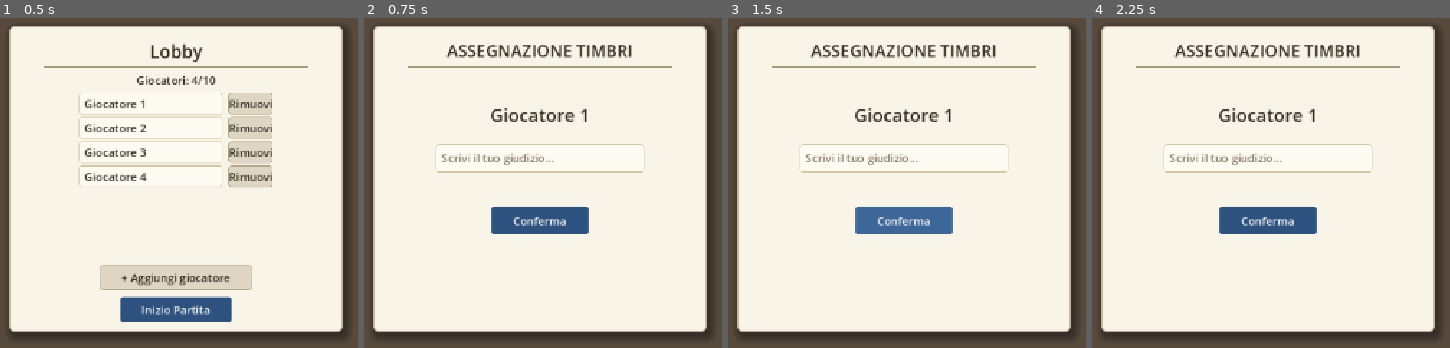
Above: before the commit, frames 1-4 (left to right).
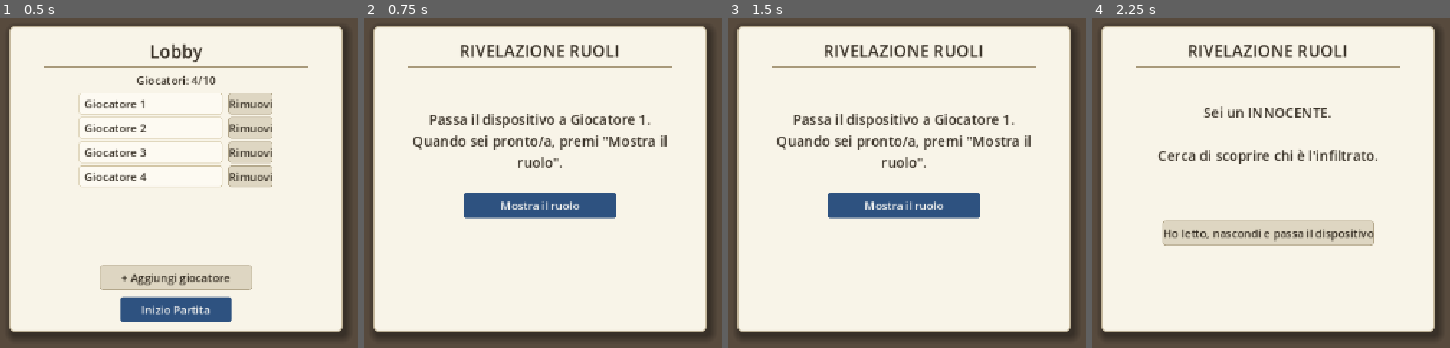
Above: after the commit, the same moments.

Repository: lucamaltempo-lgtm/Timbro-d-Ufficio
Game: Godot game, scene res://sch_princ.tscn
Two runs of this game, one before a commit and one after it. Both use one fixed random seed, a clock stepped at 60 frames per second and the inputs below.
Inputs (mouse positions are in pixels of both pictures, inside the frame that each line leads up to):
- Up to frame 1 (0.5 s): no input
- Up to frame 2 (0.75 s): click "Inizio Partita" at 0.5 s
- Up to frame 3 (1.5 s): click (903, 219) at 1.25 s, where only the run before the commit has a clickable "Conferma"
- Up to frame 4 (2.25 s): click (1267, 206) at 2 s, where only the run after the commit has a clickable "Mostra il ruolo"

Frame 1 is identical in both runs. In frame 2, 9.0% of the frame differs, in the area x 13-85%, y 8-66%; in frame 3, 9.6%; in frame 4, 9.9%, in the area x 18-80%, y 8-70%.

Commit message:
Aggiunge la fase Indizio e la rivelazione ruoli a passaggio dispositivo
Nuova schermata "Rivelazione Ruoli", tra la lobby e l'Assegnazione
Timbri: ogni giocatore, a turno, passa il dispositivo e deve premere
"Mostra il ruolo" per vedere in privato se è Infiltrato, Complice o
Innocente (il Complice vede anche chi è l'Infiltrato).

Nuova fase "Indizio", tra l'Assegnazione Timbri e la Discussione: a
inizio partita viene estratta una parola segreta semplice, nota a
tutti tranne che all'Infiltrato (che vede l'invito a bluffare). Con lo
stesso meccanismo a passaggio dispositivo, ogni giocatore vede la
parola (o il messaggio di bluff) e scrive un indizio testuale, filtrato
dalla moderazione esistente; gli indizi restano visibili a tutti nei
turni successivi. Dopo l'ultimo giocatore si passa automaticamente
alla Discussione.

Ruoli, gettoni azione, votazione e Timbri restano invariati.

Co-Authored-By: Claude Sonnet 5 <noreply@anthropic.com>
Claude-Session: https://claude.ai/code/session_01MWEmoYVk6UVmviNfoq19hE

Diff:
--- a/button.gd
+++ b/button.gd
@@ -6,6 +6,14 @@
 const GIOCATORI_INIZIALI := 4
 const MIN_GIOCATORI := 3
 const MAX_GIOCATORI := 10
+
+# Parole semplici usate come parola segreta della fase Indizio. Note a tutti
+# i giocatori tranne che all'infiltrato, che deve bluffare senza conoscerla.
+const PAROLE_SEGRETE: Array[String] = [
+	"PANE", "SOLE", "LIBRO", "GATTO", "CASA", "FIUME", "MELA", "TRENO",
+	"SCUOLA", "MARE", "MONTAGNA", "FIORE", "STRADA", "FINESTRA", "CHIAVE",
+	"OROLOGIO", "SEDIA", "ALBERO", "PONTE", "LUNA",
+]
 
 var righe_giocatori: Array[HBoxContainer] = []
 
@@ -82,15 +90,16 @@
 			nome = "Giocatore " + str(nomi_giocatori.size() + 1)
 		nomi_giocatori.append(_rendi_nome_univoco(nome, nomi_giocatori))
 
-	# L'infiltrato resta segreto: non viene mostrato a schermo, solo salvato
-	# in GameState per la logica di gioco nella schermata successiva.
+	# L'infiltrato viene salvato in GameState per la logica di gioco; verrà
+	# rivelato privatamente a ogni giocatore, uno alla volta, nella prossima
+	# schermata (rivelazione_ruoli), mai mostrato a più persone insieme.
 	var infiltrato = nomi_giocatori[randi() % nomi_giocatori.size()]
 	GameState.infiltrato = infiltrato
 
-	# Il Complice (0 o 1 a partita) conosce l'infiltrato ma resta indistinguibile
-	# da un Innocente durante il gioco: anche lui resta segreto, non mostrato
-	# a schermo. La probabilità che ci sia cresce con il numero di giocatori,
-	# per non sbilanciare troppo le partite piccole.
+	# Il Complice (0 o 1 a partita) conosce l'infiltrato ma gioca in tutto e
+	# per tutto come un Innocente: nessuna azione visibile diversa durante il
+	# gioco. La probabilità che ci sia cresce con il numero di giocatori, per
+	# non sbilanciare troppo le partite piccole.
 	var complice = ""
 	if randf() < _probabilita_complice(nomi_giocatori.size()):
 		var candidati_complice: Array[String] = nomi_giocatori.filter(
@@ -99,11 +108,15 @@
 		complice = candidati_complice[randi() % candidati_complice.size()]
 	GameState.complice = complice
 
+	# Parola segreta della fase Indizio: nota a tutti tranne che all'infiltrato.
+	GameState.parola_segreta = PAROLE_SEGRETE[randi() % PAROLE_SEGRETE.size()]
+
 	GameState.giocatori = nomi_giocatori
-	# Nuova partita: azzera i gettoni azione e i voti extra della partita precedente.
+	# Nuova partita: azzera i gettoni azione, i voti extra e gli indizi della partita precedente.
 	GameState.gettoni_usati = {}
 	GameState.voti_extra = {}
-	get_tree().change_scene_to_file("res://assegnazione_timbri.tscn")
+	GameState.indizi = {}
+	get_tree().change_scene_to_file("res://rivelazione_ruoli.tscn")
 
 # Probabilità di assegnare il Complice in base al numero di giocatori: con
 # gruppi piccoli (3-4) non compare mai, poi diventa via via più probabile.
--- a/game_state.gd
+++ b/game_state.gd
@@ -9,6 +9,11 @@
 var complice: String = ""
 var giudizi: Dictionary = {}
 
+# Parola segreta della fase Indizio, nota a tutti tranne che all'infiltrato.
+var parola_segreta: String = ""
+# Indizi dati nella fase Indizio: nome giocatore -> testo dell'indizio.
+var indizi: Dictionary = {}
+
 # Gettoni azione usati durante la discussione: nome giocatore -> { "depistaggio": bool, "verifica": bool }
 var gettoni_usati: Dictionary = {}
 # Voti extra segreti aggiunti col gettone Depistaggio: nome giocatore votato -> quanti voti extra
--- /dev/null
+++ b/indizio.gd
@@ -0,0 +1,97 @@
+extends Control
+
+# Nomi di riserva, usati solo per testare questa scena da sola nell'editor.
+@export var giocatori: Array[String] = ["Giocatore 1", "Giocatore 2", "Giocatore 3", "Giocatore 4"]
+
+var indice_corrente: int = 0
+
+# I nodi sono annidati dentro il pannello "Documento" (l'aspetto da foglio
+# d'ufficio della schermata): vedi indizio.tscn.
+@onready var lista_indizi: VBoxContainer = get_node("Documento/ScrollContainerIndizi/ListaIndizi")
+@onready var contenitore_nascosto: Control = get_node("Documento/ContenitoreNascosto")
+@onready var label_passaggio: Label = get_node("Documento/ContenitoreNascosto/LabelPassaggio")
+@onready var bottone_mostra: Button = get_node("Documento/ContenitoreNascosto/BottoneMostra")
+@onready var contenitore_rivelato: Control = get_node("Documento/ContenitoreRivelato")
+@onready var label_parola: Label = get_node("Documento/ContenitoreRivelato/LabelParola")
+@onready var campo_indizio: LineEdit = get_node("Documento/ContenitoreRivelato/CampoIndizio")
+@onready var label_avviso: Label = get_node("Documento/ContenitoreRivelato/LabelAvviso")
+@onready var bottone_conferma: Button = get_node("Documento/ContenitoreRivelato/BottoneConferma")
+
+func _ready() -> void:
+	print("Script indizio partito")
+	if not GameState.giocatori.is_empty():
+		giocatori = GameState.giocatori
+
+	bottone_mostra.pressed.connect(_on_mostra_premuto)
+	campo_indizio.text_changed.connect(_on_testo_indizio_cambiato)
+	bottone_conferma.pressed.connect(_on_conferma_premuto)
+
+	_aggiorna_lista_indizi()
+	_mostra_turno_corrente()
+
+# Schermata "passa il dispositivo": nasconde la parola segreta (o il messaggio
+# di bluff per l'infiltrato) finché il giocatore di turno non conferma di
+# essere pronto premendo "Mostra". Gli indizi già dati restano sempre visibili.
+func _mostra_turno_corrente() -> void:
+	if indice_corrente >= giocatori.size():
+		get_tree().change_scene_to_file("res://discussione.tscn")
+		return
+
+	var giocatore_corrente = giocatori[indice_corrente]
+	label_passaggio.text = "Passa il dispositivo a " + giocatore_corrente + ".\nQuando sei pronto/a, premi \"Mostra\"."
+	contenitore_rivelato.visible = false
+	contenitore_nascosto.visible = true
+
+func _on_mostra_premuto() -> void:
+	var giocatore_corrente = giocatori[indice_corrente]
+	if giocatore_corrente == GameState.infiltrato:
+		label_parola.text = "Non conosci la parola segreta: bluffa!"
+	else:
+		label_parola.text = "La parola segreta è: " + GameState.parola_segreta
+
+	campo_indizio.text = ""
+	campo_indizio.placeholder_text = "Scrivi il tuo indizio..."
+	label_avviso.visible = false
+	contenitore_nascosto.visible = false
+	contenitore_rivelato.visible = true
+
+# Nasconde l'avviso appena il giocatore modifica il testo: dovrà comunque
+# premere di nuovo Conferma per far ricontrollare il nuovo testo.
+func _on_testo_indizio_cambiato(_nuovo_testo: String) -> void:
+	label_avviso.visible = false
+
+func _on_conferma_premuto() -> void:
+	var indizio = campo_indizio.text.strip_edges()
+	if indizio.is_empty():
+		print("Indizio vuoto, inserisci un testo prima di confermare")
+		return
+
+	var parola_vietata = Moderazione.trova_parola_vietata(indizio)
+	if not parola_vietata.is_empty():
+		label_avviso.text = "Testo non consentito: rimuovi la parola \"" + parola_vietata + "\" prima di confermare."
+		label_avviso.visible = true
+		print("Indizio bloccato dalla moderazione, parola vietata: ", parola_vietata)
+		return
+
+	var giocatore_corrente = giocatori[indice_corrente]
+	GameState.indizi[giocatore_corrente] = indizio
+	print("Indizio di ", giocatore_corrente, ": ", indizio)
+
+	_aggiorna_lista_indizi()
+	indice_corrente += 1
+	_mostra_turno_corrente()
+
+# Elenco pubblico degli indizi dati finora, sempre visibile (resta sullo
+# schermo anche mentre il dispositivo passa al giocatore successivo).
+func _aggiorna_lista_indizi() -> void:
+	for figlio in lista_indizi.get_children():
+		figlio.queue_free()
+
+	for nome_giocatore in giocatori:
+		if not GameState.indizi.has(nome_giocatore):
+			continue
+		var riga = Label.new()
+		riga.text = "• " + nome_giocatore + ": " + GameState.indizi[nome_giocatore]
+		riga.autowrap_mode = TextServer.AUTOWRAP_WORD
+		riga.add_theme_color_override("font_color", TemaUfficio.COLORE_INCHIOSTRO)
+		lista_indizi.add_child(riga)
--- /dev/null
+++ b/indizio.tscn
@@ -0,0 +1,233 @@
+[gd_scene load_steps=12 format=3]
+
+[ext_resource type="Script" path="res://indizio.gd" id="1_indz"]
+[ext_resource type="StyleBoxFlat" path="res://stile_documento.tres" id="2_documento"]
+[ext_resource type="StyleBoxFlat" path="res://stile_campo_testo.tres" id="3_campo_normale"]
+[ext_resource type="StyleBoxFlat" path="res://stile_campo_testo_focus.tres" id="4_campo_focus"]
+[ext_resource type="StyleBoxFlat" path="res://stile_bottone_normale.tres" id="5_bottone_normale"]
+[ext_resource type="StyleBoxFlat" path="res://stile_bottone_hover.tres" id="6_bottone_hover"]
+[ext_resource type="StyleBoxFlat" path="res://stile_bottone_premuto.tres" id="7_bottone_premuto"]
+[ext_resource type="StyleBoxFlat" path="res://stile_bottone_primario_normale.tres" id="8_bottone_primario_normale"]
+[ext_resource type="StyleBoxFlat" path="res://stile_bottone_primario_hover.tres" id="9_bottone_primario_hover"]
+[ext_resource type="StyleBoxFlat" path="res://stile_bottone_primario_premuto.tres" id="10_bottone_primario_premuto"]
+
+[node name="Indizio" type="Control"]
+layout_mode = 3
+anchors_preset = 15
+anchor_right = 1.0
+anchor_bottom = 1.0
+grow_horizontal = 2
+grow_vertical = 2
+script = ExtResource("1_indz")
+
+[node name="Sfondo" type="ColorRect" parent="."]
+layout_mode = 1
+anchors_preset = 15
+anchor_right = 1.0
+anchor_bottom = 1.0
+grow_horizontal = 2
+grow_vertical = 2
+color = Color(0.34, 0.29, 0.24, 1)
+
+[node name="Documento" type="Panel" parent="."]
+layout_mode = 1
+anchors_preset = 8
+anchor_left = 0.5
+anchor_top = 0.5
+anchor_right = 0.5
+anchor_bottom = 0.5
+offset_left = -260.0
+offset_top = -260.0
+offset_right = 260.0
+offset_bottom = 260.0
+grow_horizontal = 2
+grow_vertical = 2
+theme_override_styles/panel = ExtResource("2_documento")
+
+[node name="LabelTitolo" type="Label" parent="Documento"]
+layout_mode = 1
+anchors_preset = 5
+anchor_left = 0.5
+anchor_right = 0.5
+offset_left = -220.0
+offset_top = 18.0
+offset_right = 220.0
+offset_bottom = 54.0
+grow_horizontal = 2
+theme_override_colors/font_color = Color(0.2, 0.17, 0.13, 1)
+theme_override_font_sizes/font_size = 24
+text = "INDIZIO"
+horizontal_alignment = 1
+
+[node name="LineaSeparatore" type="ColorRect" parent="Documento"]
+layout_mode = 1
+anchors_preset = 5
+anchor_left = 0.5
+anchor_right = 0.5
+offset_left = -210.0
+offset_top = 58.0
+offset_right = 210.0
+offset_bottom = 60.0
+grow_horizontal = 2
+color = Color(0.66, 0.6, 0.48, 1)
+
+[node name="LabelListaTitolo" type="Label" parent="Documento"]
+layout_mode = 1
+anchors_preset = 5
+anchor_left = 0.5
+anchor_right = 0.5
+offset_left = -220.0
+offset_top = 68.0
+offset_right = 220.0
+offset_bottom = 92.0
+grow_horizontal = 2
+theme_override_colors/font_color = Color(0.2, 0.17, 0.13, 1)
+theme_override_font_sizes/font_size = 16
+text = "Indizi dati finora:"
+horizontal_alignment = 1
+
+[node name="ScrollContainerIndizi" type="ScrollContainer" parent="Documento"]
+layout_mode = 1
+anchors_preset = 5
+anchor_left = 0.5
+anchor_right = 0.5
+offset_left = -220.0
+offset_top = 98.0
+offset_right = 220.0
+offset_bottom = 210.0
+grow_horizontal = 2
+
+[node name="ListaIndizi" type="VBoxContainer" parent="Documento/ScrollContainerIndizi"]
+layout_mode = 2
+size_flags_horizontal = 3
+
+[node name="ContenitoreNascosto" type="Control" parent="Documento"]
+layout_mode = 1
+anchors_preset = 15
+anchor_right = 1.0
+anchor_bottom = 1.0
+grow_horizontal = 2
+grow_vertical = 2
+
+[node name="LabelPassaggio" type="Label" parent="Documento/ContenitoreNascosto"]
+layout_mode = 1
+anchors_preset = 8
+anchor_left = 0.5
+anchor_top = 0.5
+anchor_right = 0.5
+anchor_bottom = 0.5
+offset_left = -220.0
+offset_top = -30.0
+offset_right = 220.0
+offset_bottom = 50.0
+grow_horizontal = 2
+grow_vertical = 2
+theme_override_colors/font_color = Color(0.2, 0.17, 0.13, 1)
+theme_override_font_sizes/font_size = 20
+horizontal_alignment = 1
+autowrap_mode = 2
+text = "Passa il dispositivo a Giocatore 1.
+Quando sei pronto/a, premi \"Mostra\"."
+
+[node name="BottoneMostra" type="Button" parent="Documento/ContenitoreNascosto"]
+layout_mode = 1
+anchors_preset = 8
+anchor_left = 0.5
+anchor_top = 0.5
+anchor_right = 0.5
+anchor_bottom = 0.5
+offset_left = -100.0
+offset_top = 70.0
+offset_right = 100.0
+offset_bottom = 106.0
+grow_horizontal = 2
+grow_vertical = 2
+theme_override_styles/normal = ExtResource("8_bottone_primario_normale")
+theme_override_styles/hover = ExtResource("9_bottone_primario_hover")
+theme_override_styles/pressed = ExtResource("10_bottone_primario_premuto")
+theme_override_colors/font_color = Color(0.96, 0.96, 0.95, 1)
+text = "Mostra"
+
+[node name="ContenitoreRivelato" type="Control" parent="Documento"]
+visible = false
+layout_mode = 1
+anchors_preset = 15
+anchor_right = 1.0
+anchor_bottom = 1.0
+grow_horizontal = 2
+grow_vertical = 2
+
+[node name="LabelParola" type="Label" parent="Documento/ContenitoreRivelato"]
+layout_mode = 1
+anchors_preset = 8
+anchor_left = 0.5
+anchor_top = 0.5
+anchor_right = 0.5
+anchor_bottom = 0.5
+offset_left = -220.0
+offset_top = -30.0
+offset_right = 220.0
+offset_bottom = 30.0
+grow_horizontal = 2
+grow_vertical = 2
+theme_override_colors/font_color = Color(0.2, 0.17, 0.13, 1)
+theme_override_font_sizes/font_size = 20
+horizontal_alignment = 1
+autowrap_mode = 2
+text = "La parola segreta è: PANE"
+
+[node name="CampoIndizio" type="LineEdit" parent="Documento/ContenitoreRivelato"]
+layout_mode = 1
+anchors_preset = 8
+anchor_left = 0.5
+anchor_top = 0.5
+anchor_right = 0.5
+anchor_bottom = 0.5
+offset_left = -180.0
+offset_top = 40.0
+offset_right = 180.0
+offset_bottom = 76.0
+grow_horizontal = 2
+grow_vertical = 2
+theme_override_colors/font_color = Color(0.2, 0.17, 0.13, 1)
+theme_override_colors/font_placeholder_color = Color(0.55, 0.5, 0.42, 1)
+theme_override_styles/normal = ExtResource("3_campo_normale")
+theme_override_styles/focus = ExtResource("4_campo_focus")
+placeholder_text = "Scrivi il tuo indizio..."
+
+[node name="LabelAvviso" type="Label" parent="Documento/ContenitoreRivelato"]
+visible = false
+layout_mode = 1
+anchors_preset = 8
+anchor_left = 0.5
+anchor_top = 0.5
+anchor_right = 0.5
+anchor_bottom = 0.5
+offset_left = -220.0
+offset_top = 82.0
+offset_right = 220.0
+offset_bottom = 114.0
+grow_horizontal = 2
+grow_vertical = 2
+theme_override_colors/font_color = Color(0.9, 0.15, 0.15, 1)
+horizontal_alignment = 1
+autowrap_mode = 2
+
+[node name="BottoneConferma" type="Button" parent="Documento/ContenitoreRivelato"]
+layout_mode = 1
+anchors_preset = 8
+anchor_left = 0.5
+anchor_top = 0.5
+anchor_right = 0.5
+anchor_bottom = 0.5
+offset_left = -100.0
+offset_top = 124.0
+offset_right = 100.0
+offset_bottom = 160.0
+grow_horizontal = 2
+grow_vertical = 2
+theme_override_styles/normal = ExtResource("5_bottone_normale")
+theme_override_styles/hover = ExtResource("6_bottone_hover")
+theme_override_styles/pressed = ExtResource("7_bottone_premuto")
+theme_override_colors/font_color = Color(0.2, 0.17, 0.13, 1)
+text = "Conferma indizio"
--- a/riepilogo_giudizi.gd
+++ b/riepilogo_giudizi.gd
@@ -29,8 +29,8 @@
 		lista_giudizi.add_child(riga)
 
 func _on_discussione_premuto() -> void:
-	print("Vado alla discussione")
-	get_tree().change_scene_to_file("res://discussione.tscn")
+	print("Vado alla fase Indizio")
+	get_tree().change_scene_to_file("res://indizio.tscn")
 
 func _on_lobby_premuto() -> void:
 	print("Ritorno alla lobby")
--- a/riepilogo_giudizi.tscn
+++ b/riepilogo_giudizi.tscn
@@ -173,7 +173,7 @@
 theme_override_styles/hover = SubResource("StylePrimarioHover")
 theme_override_styles/pressed = SubResource("StylePrimarioPremuto")
 theme_override_colors/font_color = Color(0.96, 0.96, 0.95, 1)
-text = "Vai alla discussione"
+text = "Vai all'indizio"
 
 [node name="BottoneLobby" type="Button" parent="Documento"]
 layout_mode = 1
--- /dev/null
+++ b/rivelazione_ruoli.gd
@@ -0,0 +1,58 @@
+extends Control
+
+# Nomi di riserva, usati solo per testare questa scena da sola nell'editor.
+@export var giocatori: Array[String] = ["Giocatore 1", "Giocatore 2", "Giocatore 3", "Giocatore 4"]
+
+var indice_corrente: int = 0
+
+# I nodi sono annidati dentro il pannello "Documento" (l'aspetto da foglio
+# d'ufficio della schermata): vedi rivelazione_ruoli.tscn.
+@onready var contenitore_nascosto: Control = get_node("Documento/ContenitoreNascosto")
+@onready var label_passaggio: Label = get_node("Documento/ContenitoreNascosto/LabelPassaggio")
+@onready var bottone_mostra: Button = get_node("Documento/ContenitoreNascosto/BottoneMostra")
+@onready var contenitore_ruolo: Control = get_node("Documento/ContenitoreRuolo")
+@onready var label_ruolo: Label = get_node("Documento/ContenitoreRuolo/LabelRuolo")
+@onready var bottone_continua: Button = get_node("Documento/ContenitoreRuolo/BottoneContinua")
+
+func _ready() -> void:
+	print("Script rivelazione ruoli partito")
+	if not GameState.giocatori.is_empty():
+		giocatori = GameState.giocatori
+
+	bottone_mostra.pressed.connect(_on_mostra_premuto)
+	bottone_continua.pressed.connect(_on_continua_premuto)
+	_mostra_turno_corrente()
+
+# Schermata "passa il dispositivo": nasconde il ruolo finché il giocatore di
+# turno non conferma di essere pronto premendo "Mostra il ruolo".
+func _mostra_turno_corrente() -> void:
+	if indice_corrente >= giocatori.size():
+		get_tree().change_scene_to_file("res://assegnazione_timbri.tscn")
+		return
+
+	var giocatore_corrente = giocatori[indice_corrente]
+	label_passaggio.text = "Passa il dispositivo a " + giocatore_corrente + ".\nQuando sei pronto/a, premi \"Mostra il ruolo\"."
+	contenitore_ruolo.visible = false
+	contenitore_nascosto.visible = true
+
+func _on_mostra_premuto() -> void:
+	var giocatore_corrente = giocatori[indice_corrente]
+	label_ruolo.text = _testo_ruolo(giocatore_corrente)
+	contenitore_nascosto.visible = false
+	contenitore_ruolo.visible = true
+
+# Testo del ruolo del giocatore indicato. Il Complice non ha azioni diverse
+# dall'Innocente durante il gioco: l'unica informazione in più è sapere chi
+# è l'infiltrato, da tenere segreta.
+func _testo_ruolo(nome_giocatore: String) -> String:
+	if nome_giocatore == GameState.infiltrato:
+		return "Sei L'INFILTRATO.\n\nNon farti scoprire durante la votazione."
+	elif nome_giocatore == GameState.complice:
+		return "Sei il COMPLICE dell'infiltrato.\n\nL'infiltrato è: " + GameState.infiltrato + ".\n\nComportati in tutto e per tutto come un Innocente: nessuno deve sospettare di te."
+	else:
+		return "Sei un INNOCENTE.\n\nCerca di scoprire chi è l'infiltrato."
+
+func _on_continua_premuto() -> void:
+	contenitore_ruolo.visible = false
+	indice_corrente += 1
+	_mostra_turno_corrente()
--- /dev/null
+++ b/rivelazione_ruoli.tscn
@@ -0,0 +1,164 @@
+[gd_scene load_steps=9 format=3]
+
+[ext_resource type="Script" path="res://rivelazione_ruoli.gd" id="1_rivru"]
+[ext_resource type="StyleBoxFlat" path="res://stile_documento.tres" id="2_documento"]
+[ext_resource type="StyleBoxFlat" path="res://stile_bottone_normale.tres" id="3_bottone_normale"]
+[ext_resource type="StyleBoxFlat" path="res://stile_bottone_hover.tres" id="4_bottone_hover"]
+[ext_resource type="StyleBoxFlat" path="res://stile_bottone_premuto.tres" id="5_bottone_premuto"]
+[ext_resource type="StyleBoxFlat" path="res://stile_bottone_primario_normale.tres" id="6_bottone_primario_normale"]
+[ext_resource type="StyleBoxFlat" path="res://stile_bottone_primario_hover.tres" id="7_bottone_primario_hover"]
+[ext_resource type="StyleBoxFlat" path="res://stile_bottone_primario_premuto.tres" id="8_bottone_primario_premuto"]
+
+[node name="RivelazioneRuoli" type="Control"]
+layout_mode = 3
+anchors_preset = 15
+anchor_right = 1.0
+anchor_bottom = 1.0
+grow_horizontal = 2
+grow_vertical = 2
+script = ExtResource("1_rivru")
+
+[node name="Sfondo" type="ColorRect" parent="."]
+layout_mode = 1
+anchors_preset = 15
+anchor_right = 1.0
+anchor_bottom = 1.0
+grow_horizontal = 2
+grow_vertical = 2
+color = Color(0.34, 0.29, 0.24, 1)
+
+[node name="Documento" type="Panel" parent="."]
+layout_mode = 1
+anchors_preset = 8
+anchor_left = 0.5
+anchor_top = 0.5
+anchor_right = 0.5
+anchor_bottom = 0.5
+offset_left = -240.0
+offset_top = -220.0
+offset_right = 240.0
+offset_bottom = 220.0
+grow_horizontal = 2
+grow_vertical = 2
+theme_override_styles/panel = ExtResource("2_documento")
+
+[node name="LabelTitolo" type="Label" parent="Documento"]
+layout_mode = 1
+anchors_preset = 5
+anchor_left = 0.5
+anchor_right = 0.5
+offset_left = -210.0
+offset_top = 18.0
+offset_right = 210.0
+offset_bottom = 54.0
+grow_horizontal = 2
+theme_override_colors/font_color = Color(0.2, 0.17, 0.13, 1)
+theme_override_font_sizes/font_size = 24
+text = "RIVELAZIONE RUOLI"
+horizontal_alignment = 1
+
+[node name="LineaSeparatore" type="ColorRect" parent="Documento"]
+layout_mode = 1
+anchors_preset = 5
+anchor_left = 0.5
+anchor_right = 0.5
+offset_left = -190.0
+offset_top = 58.0
+offset_right = 190.0
+offset_bottom = 60.0
+grow_horizontal = 2
+color = Color(0.66, 0.6, 0.48, 1)
+
+[node name="ContenitoreNascosto" type="Control" parent="Documento"]
+layout_mode = 1
+anchors_preset = 15
+anchor_right = 1.0
+anchor_bottom = 1.0
+grow_horizontal = 2
+grow_vertical = 2
+
+[node name="LabelPassaggio" type="Label" parent="Documento/ContenitoreNascosto"]
+layout_mode = 1
+anchors_preset = 8
+anchor_left = 0.5
+anchor_top = 0.5
+anchor_right = 0.5
+anchor_bottom = 0.5
+offset_left = -200.0
+offset_top = -100.0
+offset_right = 200.0
+offset_bottom = 0.0
+grow_horizontal = 2
+grow_vertical = 2
+theme_override_colors/font_color = Color(0.2, 0.17, 0.13, 1)
+theme_override_font_sizes/font_size = 20
+horizontal_alignment = 1
+autowrap_mode = 2
+text = "Passa il dispositivo a Giocatore 1.
+Quando sei pronto/a, premi \"Mostra il ruolo\"."
+
+[node name="BottoneMostra" type="Button" parent="Documento/ContenitoreNascosto"]
+layout_mode = 1
+anchors_preset = 8
+anchor_left = 0.5
+anchor_top = 0.5
+anchor_right = 0.5
+anchor_bottom = 0.5
+offset_left = -110.0
+offset_top = 20.0
+offset_right = 110.0
+offset_bottom = 56.0
+grow_horizontal = 2
+grow_vertical = 2
+theme_override_styles/normal = ExtResource("6_bottone_primario_normale")
+theme_override_styles/hover = ExtResource("7_bottone_primario_hover")
+theme_override_styles/pressed = ExtResource("8_bottone_primario_premuto")
+theme_override_colors/font_color = Color(0.96, 0.96, 0.95, 1)
+text = "Mostra il ruolo"
+
+[node name="ContenitoreRuolo" type="Control" parent="Documento"]
+visible = false
+layout_mode = 1
+anchors_preset = 15
+anchor_right = 1.0
+anchor_bottom = 1.0
+grow_horizontal = 2
+grow_vertical = 2
+
+[node name="LabelRuolo" type="Label" parent="Documento/ContenitoreRuolo"]
+layout_mode = 1
+anchors_preset = 8
+anchor_left = 0.5
+anchor_top = 0.5
+anchor_right = 0.5
+anchor_bottom = 0.5
+offset_left = -200.0
+offset_top = -110.0
+offset_right = 200.0
+offset_bottom = 40.0
+grow_horizontal = 2
+grow_vertical = 2
+theme_override_colors/font_color = Color(0.2, 0.17, 0.13, 1)
+theme_override_font_sizes/font_size = 20
+horizontal_alignment = 1
+autowrap_mode = 2
+text = "Sei un INNOCENTE."
+
+[node name="BottoneContinua" type="Button" parent="Documento/ContenitoreRuolo"]
+layout_mode = 1
+anchors_preset = 8
+anchor_left = 0.5
+anchor_top = 0.5
+anchor_right = 0.5
+anchor_bottom = 0.5
+offset_left = -140.0
+offset_top = 60.0
+offset_right = 140.0
+offset_bottom = 96.0
+grow_horizontal = 2
+grow_vertical = 2
+theme_override_styles/normal = ExtResource("3_bottone_normale")
+theme_override_styles/hover = ExtResource("4_bottone_hover")
+theme_override_styles/pressed = ExtResource("5_bottone_premuto")
+theme_override_colors/font_color = Color(0.2, 0.17, 0.13, 1)
+text = "Ho letto, nascondi e passa il dispositivo"
